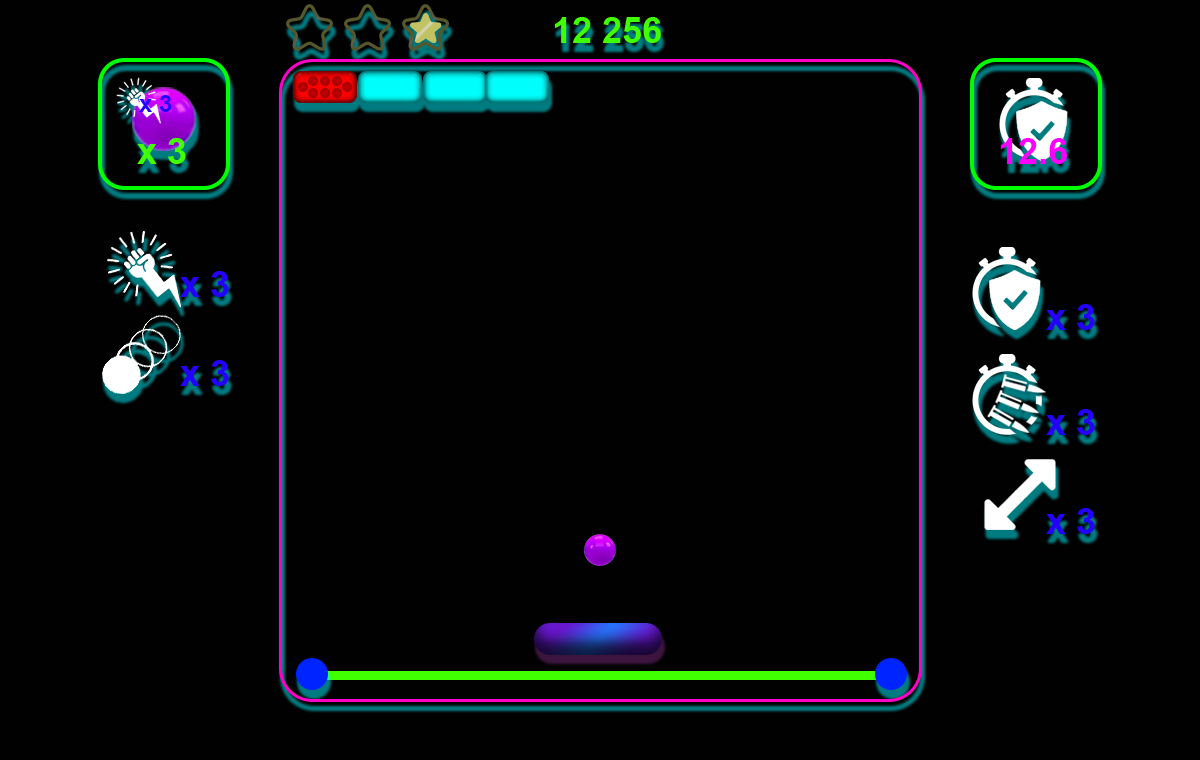
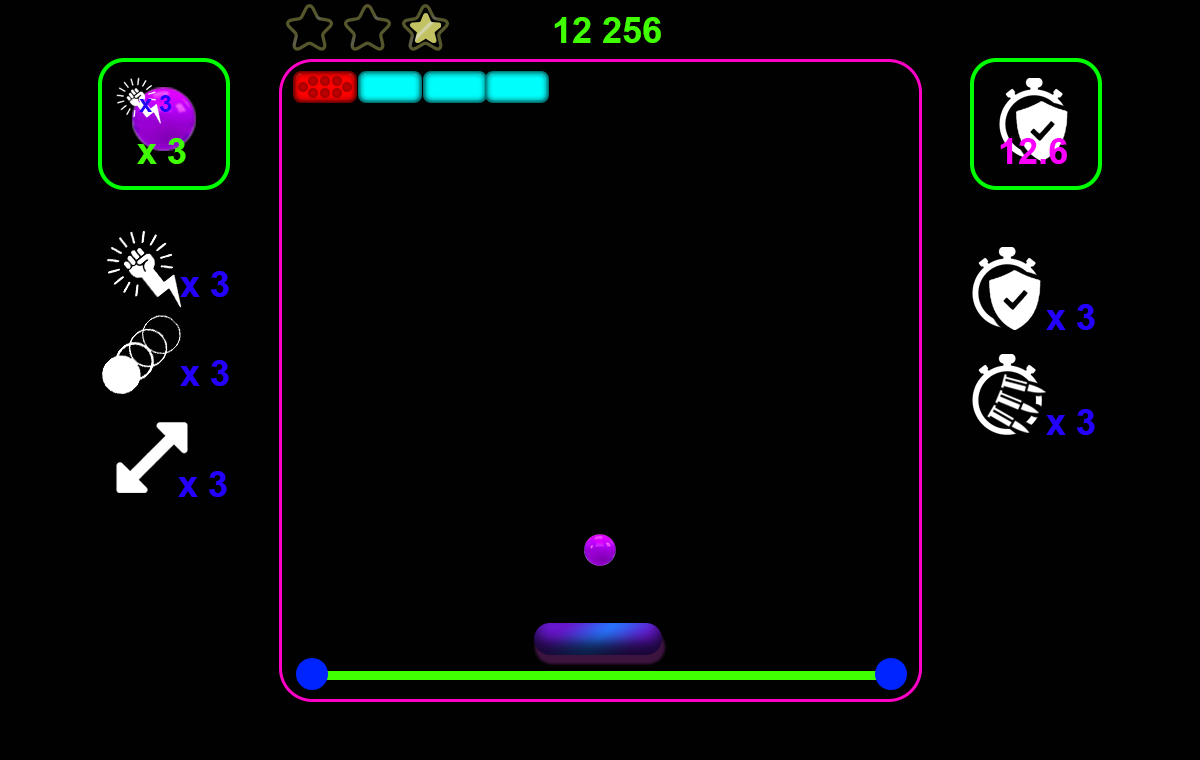
Two versions of the same layered image (1200 x 760). Layer-by-layer changes:
added layer "x 3 копия 5" in group "left side" over box(178, 471, 227, 497)
added layer "Слой 7 копия" in group "left side" over box(116, 422, 188, 493)
hid "x 3 копия 2" over box(1046, 508, 1095, 534)
hid "Слой 7" over box(984, 459, 1056, 530)
